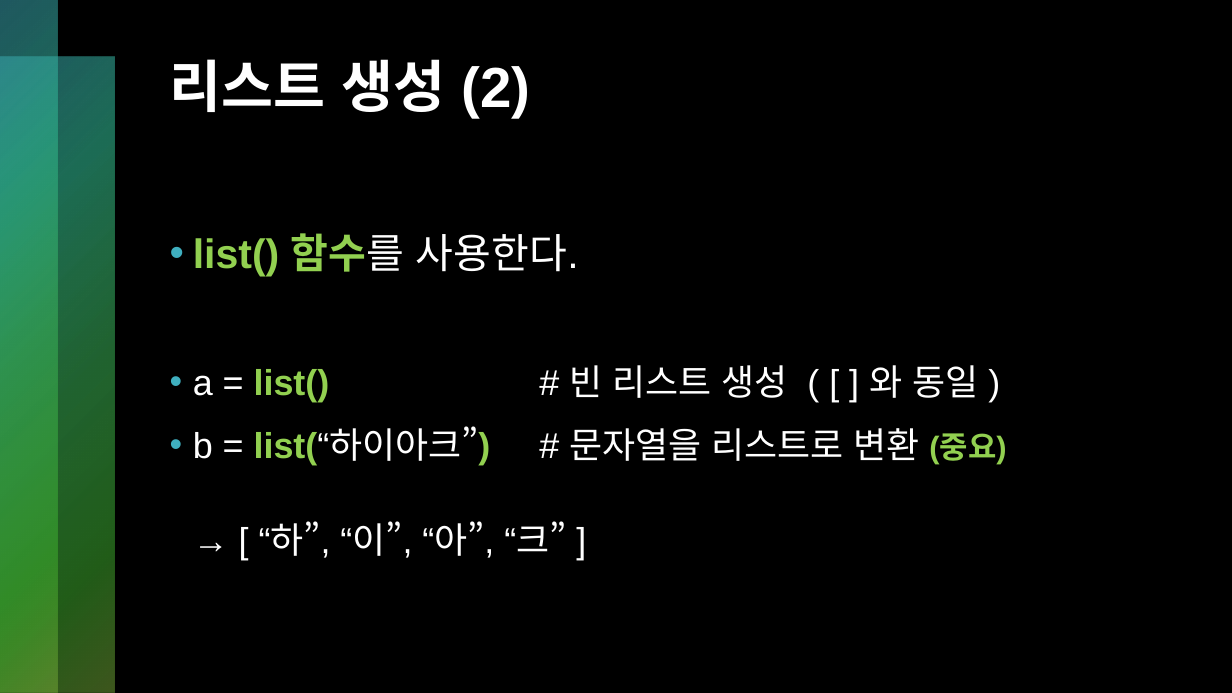
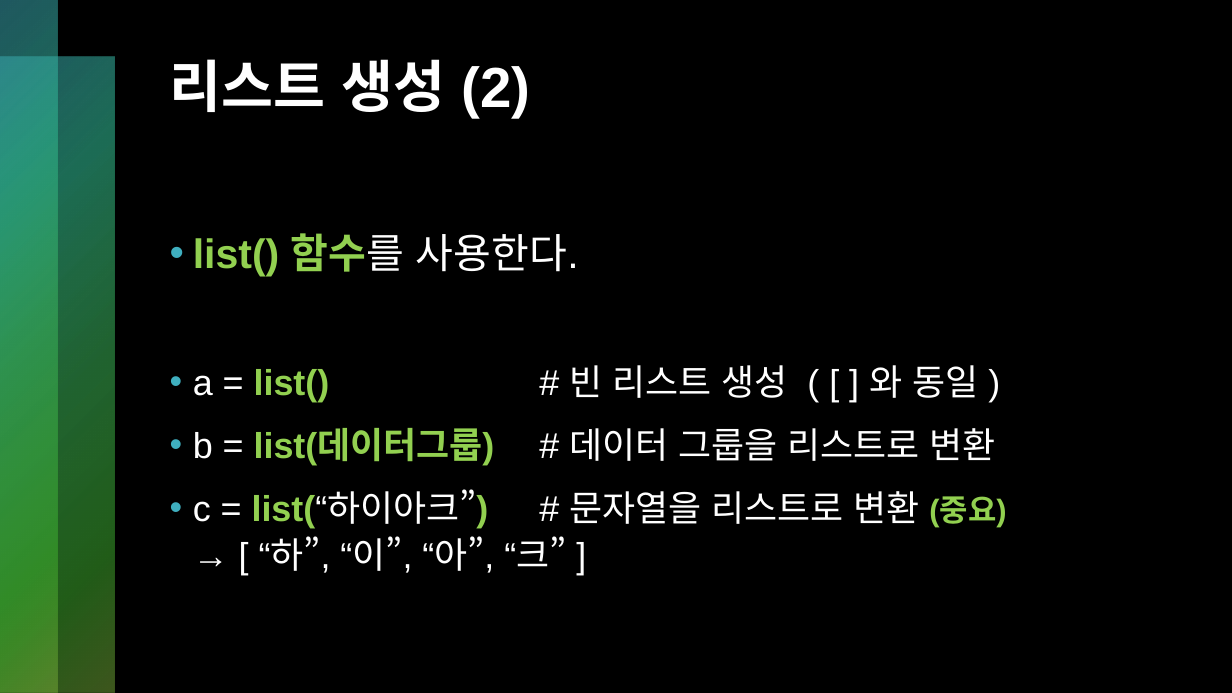
Before and after one commit to kckc0608/hiarc-2024-1-basic-study, a slide deck: slide 6 of [2024-1 기초 스터디] 4. 리스트.pptx. Drawn at 1232x693 pixels with LibreOffice and Linux fonts; fonts in the diff are those of the drawing. Boxes give left, top, right and bottom in pixels: in the first picture for what was removed or moved away, otherwise in the second. Text is boxed around its words. In the diff, an @@ line names an element or a change of style, - is before the commit and + after.

```diff
--- a/[2024-1 기초 스터디] 4. 리스트.pptx
+++ b/[2024-1 기초 스터디] 4. 리스트.pptx
@@ text at (193,428,1006,573): text changed @@
-• b = list(“하이아크”) # 문자열을 리스트로 변환 (중요)
-  → [ “하”, “이”, “아”, “크” ]
+• b = list(데이터그룹) # 데이터 그룹을 리스트로 변환
+• c = list(“하이아크”) # 문자열을 리스트로 변환 (중요)
+  → [ “하”, “이”, “아”, “크” ]
```
Also in this commit, not shown: 19 other slides changed, 27 slides added, 12 other files.
